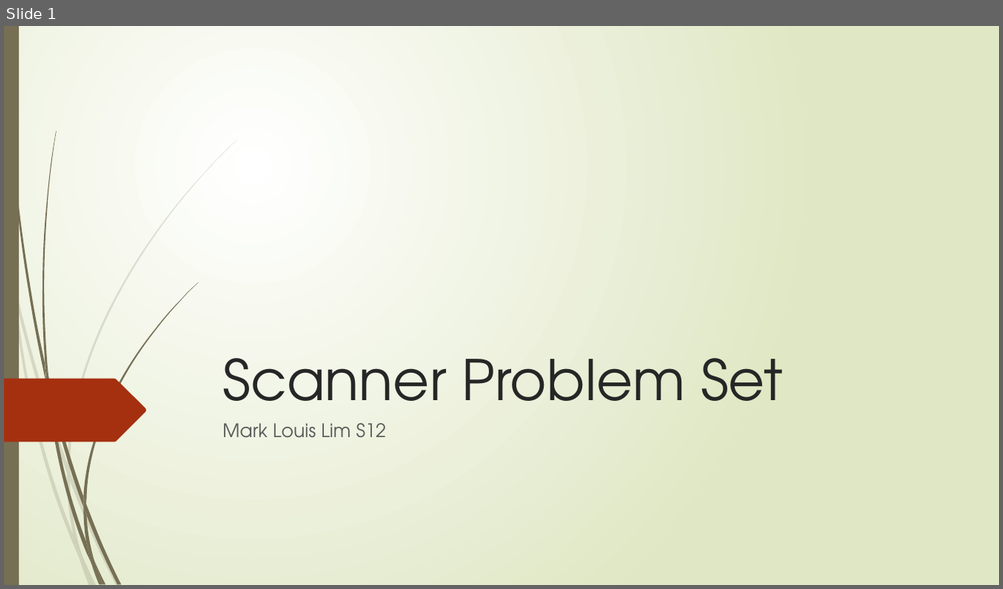
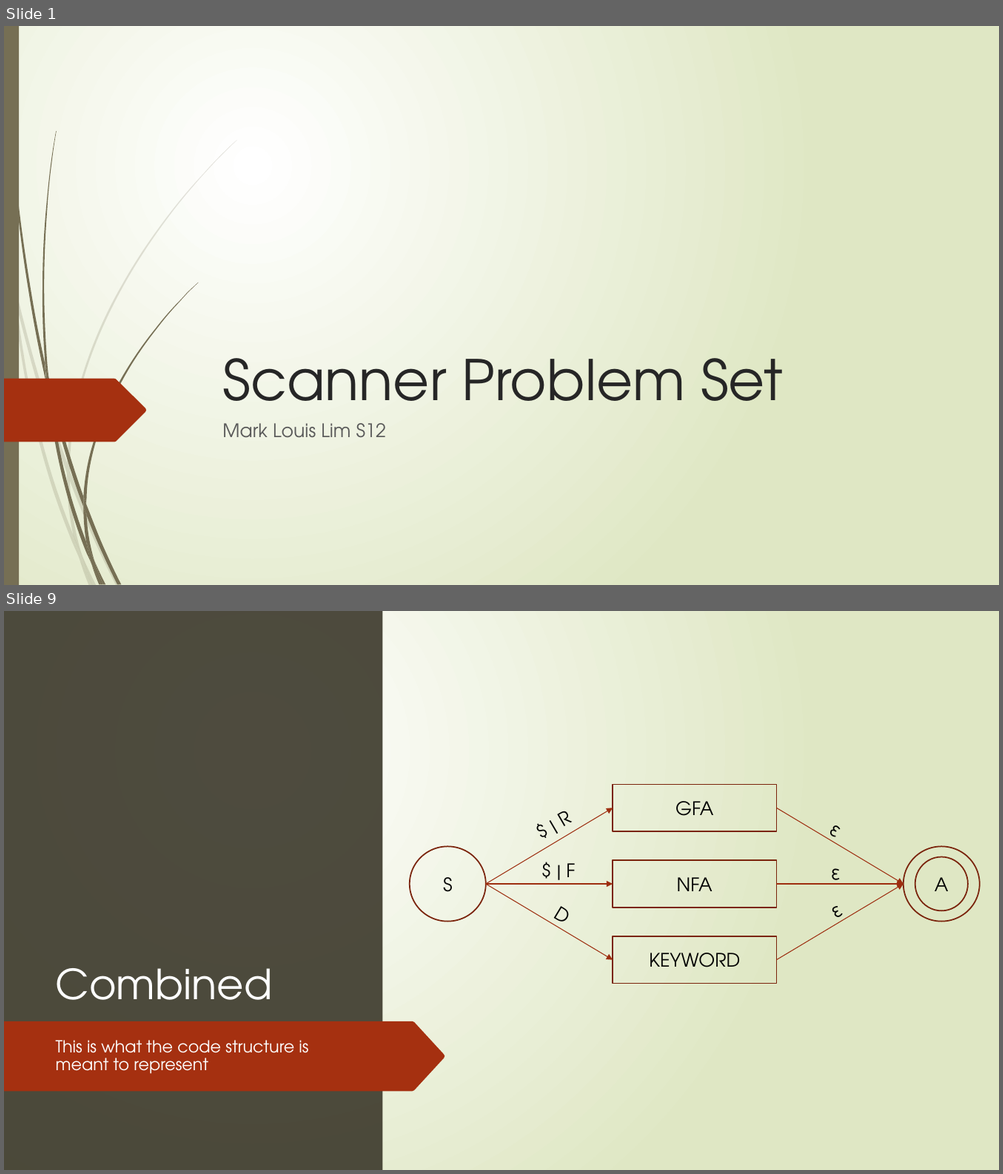
Before and after one commit to MarkLimML/ScannerPS, a slide deck: Scanner.pptx. Shown one above the other, each under a label of ours: slide 1 before the commit, slides 1 and 9 after it; the slides between them are not shown. The pictures are 1003x589 and 1003x1174 pixels, drawn with LibreOffice and Linux fonts; fonts in the diff are those of the drawing. Boxes give left, top, right and bottom in pixels: in the first picture for what was removed or moved away, otherwise in the second. Text is boxed around its words. In the diff, an @@ line names an element or a change of style, - is before the commit and + after.

```diff
--- a/Scanner.pptx
+++ b/Scanner.pptx
@@ slide 9 added at (4, 611, 999, 1170), background gradient #FFFFFF to #DFE8C4; not listed: 10 template elements that a slide beside it also shows @@
@@ rectangle added at (4, 611, 19, 1170), fill #766F54 @@
@@ rectangle added at (4, 611, 999, 1170), fill gradient #FFFFFF to #DFE8C4 @@
@@ rectangle added at (4, 611, 382, 1170), fill #3B382A at 90% opacity @@
@@ rectangle added at (613, 785, 777, 832), outline #7A240C 1.25 pt, 18 pt, text #000000 @@
+GFA
@@ arrow added from (486, 884) to (613, 808), #9E2E0F 0.75 pt @@
@@ arrow added from (777, 808) to (903, 884), #9E2E0F 0.75 pt @@
@@ text added at (563, 811, 572, 836), 18 pt, text #000000 @@
+$ | R
@@ text added at (828, 826, 836, 842), 18 pt, text #000000 @@
+ε
@@ ellipse added at (409, 847, 485, 921), outline #7A240C 1.25 pt, 18 pt, text #000000 @@
+S
@@ ellipse added at (903, 847, 979, 921), outline #7A240C 1.25 pt, 18 pt, text #000000 @@
+A
@@ text added at (566, 863, 575, 885), 18 pt, text #000000 @@
+$ | F
@@ rectangle added at (613, 861, 777, 908), outline #7A240C 1.25 pt, 18 pt, text #000000 @@
+NFA
@@ text added at (831, 869, 839, 885), 18 pt, text #000000 @@
+ε
@@ ellipse added at (915, 857, 968, 911), outline #7A240C 1.25 pt @@
@@ arrow added from (486, 884) to (613, 884), #9E2E0F 0.75 pt @@
@@ arrow added from (486, 884) to (613, 960), #9E2E0F 0.75 pt @@
@@ arrow added from (777, 884) to (903, 884), #9E2E0F 0.75 pt @@
@@ arrow added from (777, 960) to (903, 884), #9E2E0F 0.75 pt @@
@@ text added at (552, 906, 564, 926), 18 pt, text #000000 @@
+D
@@ text added at (835, 906, 842, 925), 18 pt, text #000000 @@
+ε
@@ rectangle added at (613, 937, 777, 984), outline #7A240C 1.25 pt, 18 pt, text #000000 @@
+KEYWORD
@@ freeform shape added at (4, 964, 147, 1028), fill #A53010 @@
@@ title added at (56, 968, 273, 1000), 40 pt, text #FEFFFF @@
+Combined
@@ freeform shape added at (4, 1011, 134, 1053), fill #A53010 @@
@@ freeform shape added at (4, 1022, 445, 1091), fill #A53010 @@
@@ text added at (56, 1040, 308, 1074), 16 pt, text #FEFFFF @@
+This is what the code structure is meant to represent
@@ group added at (4, 725, 237, 1170): 10 freeform shapes @@
@@ group added at (6, 611, 198, 1170): 12 freeform shapes @@
```
Also in this commit, not shown: 5 slides changed, 3 other slides added, 1 slide removed, 2 other files.
